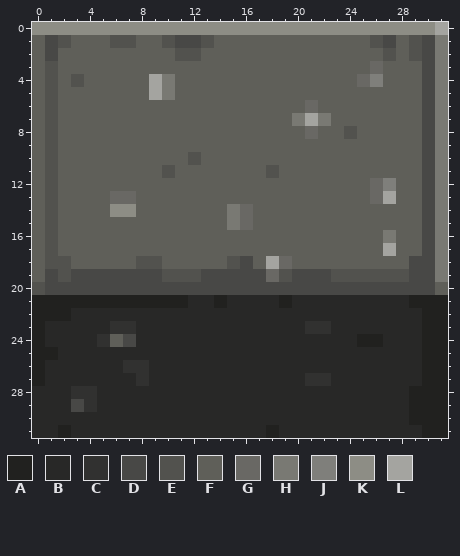
File history of a pixel-art sprite, textures/wallStone_fence.png. That is the earlier state.
The file is 32x32 pixels. Colours within 5 levels of each other are drawn and written as one.
Palette (. is transparent): A #21211f  B #282827  C #313130  D #484846  E #52524e  F #5f5f59  G #696864  H #797973  J #7f7f7b  K #8d8d85  L #a4a4a0
And afterwards:
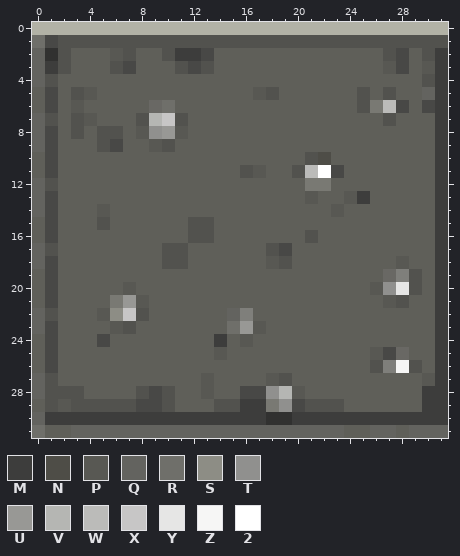
Colours new in this view: M #3d3d3c  N #4e4d47  P #585853  Q #63635f  R #6f6f6a  S #8d8d85  T #90908e  U #989895  V #b5b6b3  W #bbbbb9  X #c7c6c6  Y #e6e6e5  Z #f6f6f5  2 #ffffff
Changes in this commit:
@@ palette @@
-K #8d8d85
+K #b2b2a6
@@ x 0..31 @@
- 0 KKKKKKKKKKKKKKKKKKKKKKKKKKKKKKKL
- 1 FDEFFFEEFFEDDEFFFFFFFFFFFFEDFEDH
- 2 FDFFFFFFFFFEEFFFFFFFFFFFFFFEFEDH
- 3 FEFFFFFFFFFFFFFFFFFFFFFFFFGFFFDH
- 4 FEFEFFFFFLHFFFFFFFFFFFFFFGJFFFDH
- 5 FEFFFFFFFLHFFFFFFFFFFFFFFFFFFFDH
- 6 FEFFFFFFFFFFFFFFFFFFFGFFFFFFFFDH
- 7 FEFFFFFFFFFFFFFFFFFFHLHFFFFFFFDH
- 8 FEFFFFFFFFFFFFFFFFFFFGFFEFFFFFDH
- 9 FEFFFFFFFFFFFFFFFFFFFFFFFFFFFFDH
-10 FEFFFFFFFFFFEFFFFFFFFFFFFFFFFFDH
-11 FEFFFFFFFFEFFFFFFFEFFFFFFFFFFFDH
-12 FEFFFFFFFFFFFFFFFFFFFFFFFFGJFFDH
-13 FEFFFFGGFFFFFFFFFFFFFFFFFFGLFFDH
-14 FEFFFFKKFFFFFFFHGFFFFFFFFFFFFFDH
-15 FEFFFFFFFFFFFFFHGFFFFFFFFFFFFFDH
-16 FEFFFFFFFFFFFFFFFFFFFFFFFFFHFFDH
-17 FEFFFFFFFFFFFFFFFFFFFFFFFFFLFFDH
-18 FEEFFFFFEEFFFFFEDFLGFFFFFFFFFDDH
-19 FDEDDDDDDDEEEDDDDDGEDDDEEEEEEDDH
-20 EDDDDDDDDDDDDDDDDDDDDDDDDDDDDDDF
-21 AAAAAAAAAAAABBABBBBABBBBBBBBBAAA
-22 AAABBBBBBBBBBBBBBBBBBBBBBBBBBBAA
-23 ABBBBBCCBBBBBBBBBBBBBCCBBBBBBBAA
-24 ABBBBCFDBBBBBBBBBBBBBBBBBAABBBAA
-25 AABBBBBBBBBBBBBBBBBBBBBBBBBBBBAA
-26 ABBBBBBCCBBBBBBBBBBBBBBBBBBBBBAA
-27 ABBBBBBBCBBBBBBBBBBBBCCBBBBBBBAA
-28 BBBCCBBBBBBBBBBBBBBBBBBBBBBBBAAA
-29 BBBDCBBBBBBBBBBBBBBBBBBBBBBBBAAA
-30 BBBBBBBBBBBBBBBBBBBBBBBBBBBBBAAA
-31 BBABBBBBBBBBBBBBBBABBBBBBBBBBBAA
+ 0 KKKKKKKKKKKKKKKKKKKKKKKKKKKKKKKK
+ 1 RDEEEEEEEEEEEEEEEEEEEEEEEEEEEEEE
+ 2 QCEFFFPEFFEMMDFFFFFFFFFFFFFEDFEM
+ 3 QMEFFFEDFFFEDEFFFFFFFFFFFFFPDFPM
+ 4 QEFFFFFFFFFFFFFFFFFFFFFFFFFFFFEM
+ 5 FDFEPFFFFFFFFFFFFPEFFFFFFEFEFFQM
+ 6 FDFPFFFFFGRFFFFFFFFFFFFFFEHWDFDM
+ 7 QEFEPFFFEVXEFFFFFFFFFFFFFFFEFFFM
+ 8 QDFEFEEFPTUPFFFFFFFFFFFFFFFFFFFM
+ 9 QDFFFEDFFPEFFFFFFFFFFFFFFFFFFFFM
+10 FDFFFFFFFFFFFFFFFFFFFENFFFFFFFFM
+11 FDFFFFFFFFFFFFFFEPFFEW2DFFFFFFFM
+12 QEFFFFFFFFFFFFFFFFFFFHHFFFFFFFFM
+13 QDFFFFFFFFFFFFFFFFFFFPFFPMFFFFFM
+14 QDFFFPFFFFFFFFFFFFFFFFFPFFFFFFFM
+15 FDFFFEFFFFFFEEFFFFFFFFFFFFFFFFFM
+16 FDFFFFFFFFFFEEFFFFFFFEFFFFFFFFFM
+17 QEFFFFFFFFEEFFFFFFEDFFFFFFFFFFFM
+18 QDFFFFFFFFEEFFFFFFPEFFFFFFFFPFFM
+19 FDFFFFFFFFFFFFFFFFFFFFFFFFFGJEFM
+20 FDFFFFFPFFFFFFFFFFFFFFFFFFPTYEFM
+21 FDFFFFHUPFFFFFFFFFFFFFFFFFFPEFFM
+22 QEFFFPSXEFFFFFFQJFFFFFFFFFFFFFFM
+23 QDFFFFPEFFFFFFFRUPFFFFFFFFFFFFFM
+24 FDFFFDFFFFFFFFMFPFFFFFFFFFFFFFFM
+25 FDFFFFFFFFFFFFPFFFFFFFFFFFPDGFFM
+26 FDFFFFFFFFFFFFFFFFFFFFFFFFEJZEFM
+27 QEFFFFFFFFFFFPFFFFPEFFFFFFFFFFPM
+28 QEEEFFFFEDEFFPFFDDTVPFFFFFFFFFMM
+29 FEPEEEEEDDEFFFEEMMHTDEEEFFFFFFMM
+30 QMMMMMMMMMMMMMMMMMCCMMMMMMMMMMMM
+31 RFFQQQQQQQQQQQQQQQQQQQQQFFQQFQQQ
Pixel boxes of the changes (left, top, right, bottom) in both pictures:
changed: (32, 22, 448, 438)
